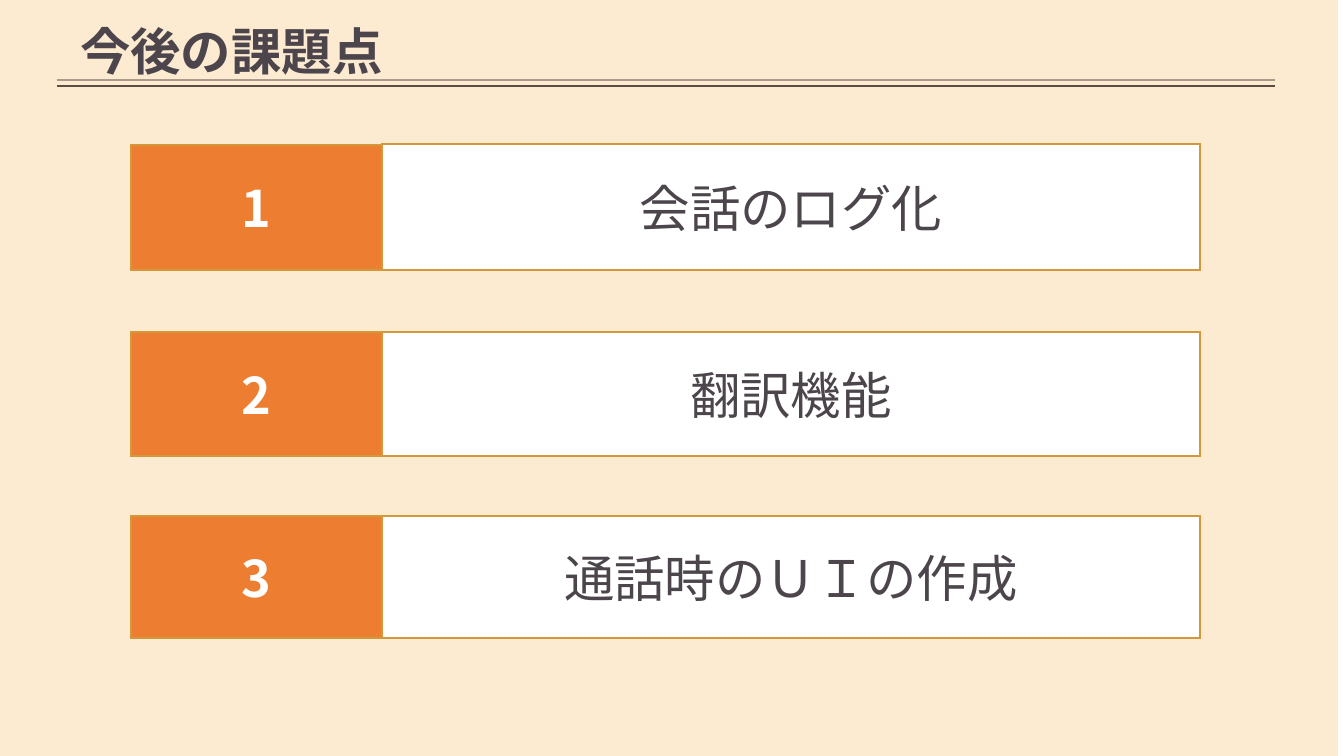
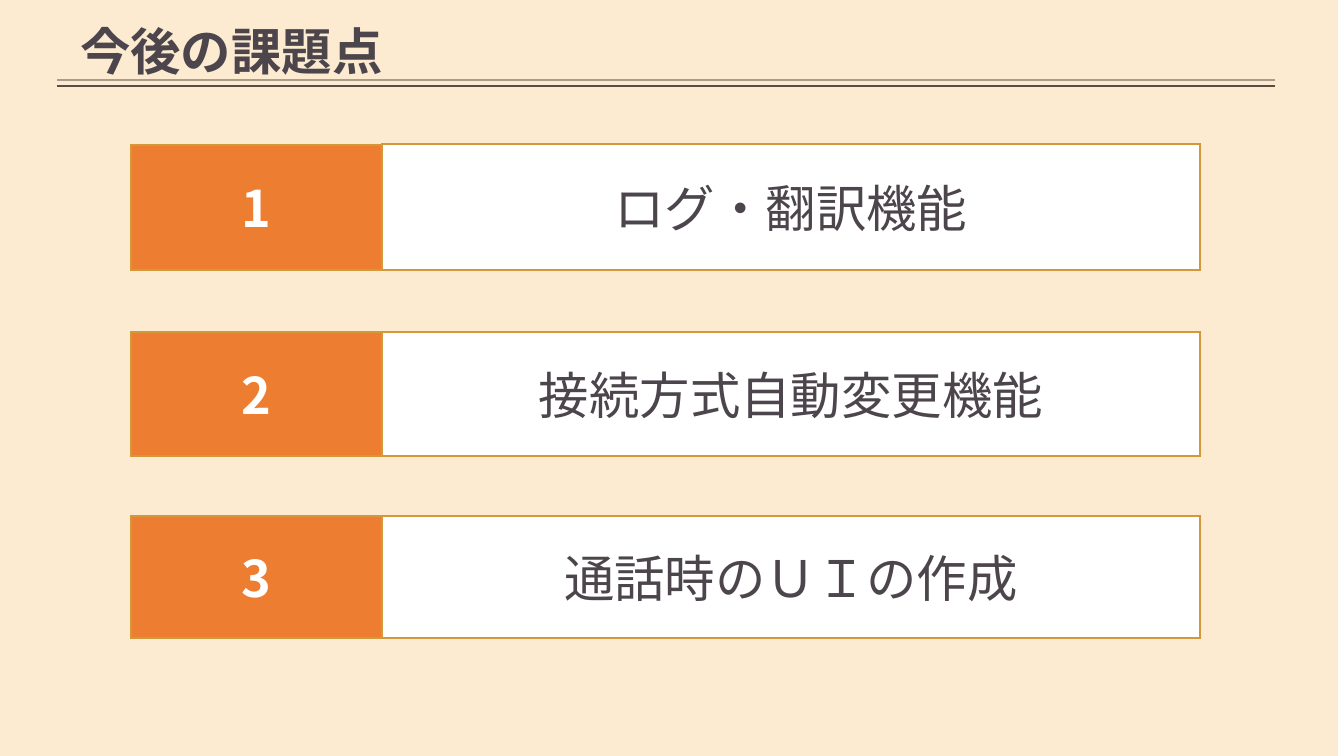
Before and after one commit to AdiosSora/subcall_cosmo, a slide deck: slide 8 of stable.pptx (slide 9 before the commit). Drawn at 1344x756 pixels with LibreOffice and Linux fonts; fonts in the diff are those of the drawing; background and template pictures are left out. Boxes give left, top, right and bottom in pixels: in the first picture for what was removed or moved away, otherwise in the second. Text is boxed around its words. In the diff, an @@ line names an element or a change of style, - is before the commit and + after.

```diff
--- a/stable.pptx
+++ b/stable.pptx
@@ text in rectangle at [615, 184, 968, 231]: text changed @@
-会話のログ化
+ログ・翻訳機能
@@ text in rectangle at [539, 371, 1043, 418]: text changed @@
-翻訳機能
+接続方式自動変更機能
```
Also in this commit, not shown: 5 other slides changed, 1 slide added, 1 slide removed.
